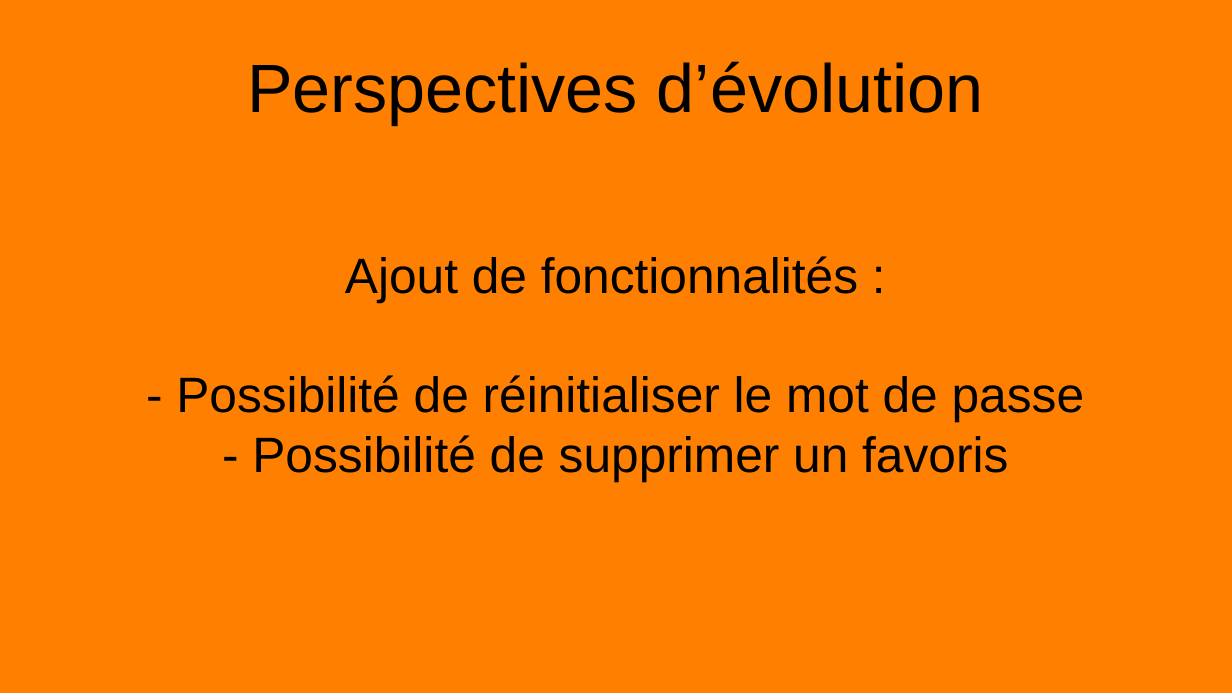
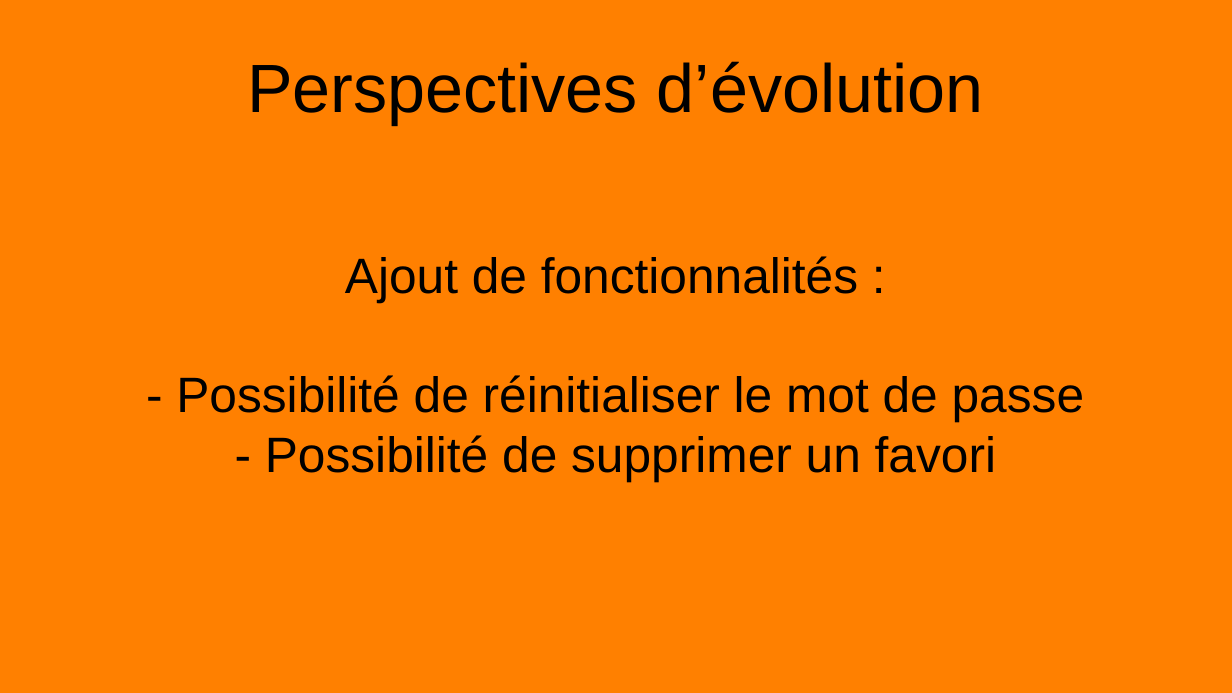
Before and after one commit to jbbaillet85/PureBeurre, a slide deck: slide 10 of documentation/presentation.odp. Drawn at 1232x693 pixels with LibreOffice and Linux fonts; fonts in the diff are those of the drawing. Boxes give left, top, right and bottom in pixels: in the first picture for what was removed or moved away, otherwise in the second. Text is boxed around its words. In the diff, an @@ line names an element or a change of style, - is before the commit and + after.

```diff
--- a/documentation/presentation.odp
+++ b/documentation/presentation.odp
@@ subtitle at <box>265,435,996,481</box>: text changed @@
-- Possibilité de supprimer un favoris
+- Possibilité de supprimer un favori
```
Also in this commit, not shown: 1 slide added, 1 slide removed, 10 other files.
